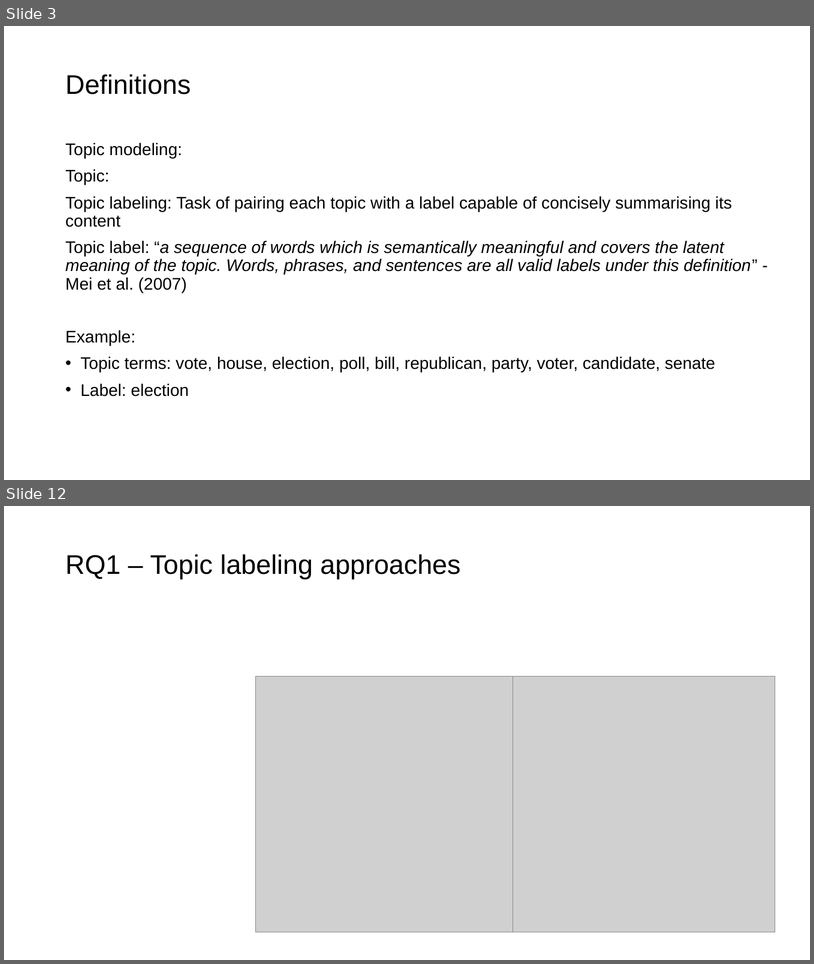
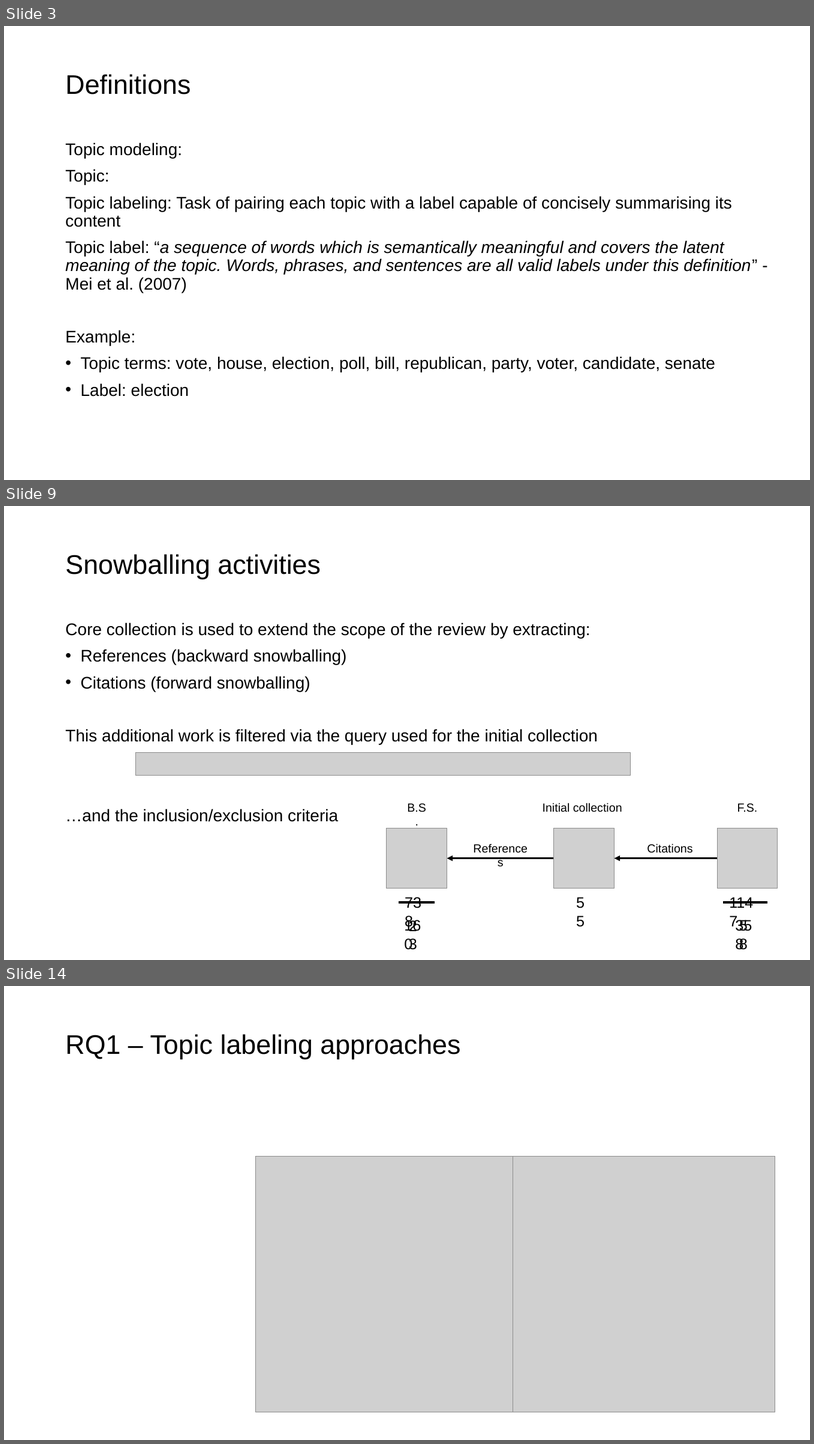
Before and after one commit to iberius96/Msc_Thesis, a slide deck: Backups/Presentation_Samuele_Ceol.pptx. Shown one above the other, each under a label of ours: slides 3 and 12 before the commit, slides 3, 9 and 14 after it; the slides between them are not shown. The pictures are 814x964 and 814x1444 pixels, drawn with LibreOffice and Linux fonts; fonts in the diff are those of the drawing; grey boxes stand for pictures. Boxes give left, top, right and bottom in pixels: in the first picture for what was removed or moved away, otherwise in the second. Text is boxed around its words. In the diff, an @@ line names an element or a change of style, - is before the commit and + after.

```diff
--- a/Backups/Presentation_Samuele_Ceol.pptx
+++ b/Backups/Presentation_Samuele_Ceol.pptx
@@ slide 9 added at bbox=[4, 506, 810, 960], background #FFFFFF @@
@@ title added at bbox=[65, 554, 321, 579], 32 pt, text #000000 @@
+Snowballing activities
@@ text added at bbox=[65, 622, 598, 822], 20 pt, text #000000 @@
+Core collection is used to extend the scope of the review by extracting:
+• References (backward snowballing)
+• Citations (forward snowballing)
+This additional work is filtered via the query used for the initial collection
+…and the inclusion/exclusion criteria
@@ picture added at bbox=[136, 752, 631, 775] @@
@@ text added at bbox=[407, 803, 426, 812], 14 pt, text #000000 @@
+B.S.
@@ text added at bbox=[543, 802, 623, 812], 14 pt, text #000000 @@
+Initial collection
@@ text added at bbox=[738, 803, 758, 812], 14 pt, text #000000 @@
+F.S.
@@ picture added at bbox=[387, 828, 447, 888] @@
@@ picture added at bbox=[555, 828, 615, 888] @@
@@ picture added at bbox=[718, 828, 779, 888] @@
@@ text added at bbox=[465, 838, 537, 858], 14 pt, text #000000 @@
+References
@@ text added at bbox=[647, 843, 693, 853], 14 pt, text #000000 @@
+Citations
@@ arrow added from (555, 858) to (447, 858), #000000 2.25 pt @@
@@ arrow added from (718, 858) to (615, 858), #000000 2.25 pt @@
@@ text added at bbox=[399, 890, 435, 915], 18 pt, text #000000 @@
+738
@@ text added at bbox=[571, 890, 599, 915], 18 pt, text #000000 @@
+55
@@ text added at bbox=[724, 890, 768, 915], 18 pt, text #000000 @@
+1147
@@ text added at bbox=[398, 913, 435, 937], 18 pt, text #000000 @@
+160
@@ line added from (435, 902) to (399, 902), #000000 2.25 pt @@
@@ text added at bbox=[403, 913, 431, 937], 18 pt, text #000000 @@
+23
@@ line added from (768, 902) to (724, 902), #000000 2.25 pt @@
@@ text added at bbox=[730, 913, 766, 937], 18 pt, text #000000 @@
+358
@@ text added at bbox=[734, 913, 761, 937], 18 pt, text #000000 @@
+58
@@ what was slide 12 is now slide 14 @@
```
Also in this commit, not shown: 8 slides changed, 7 other slides added, 2 slides removed, 1 other file.
